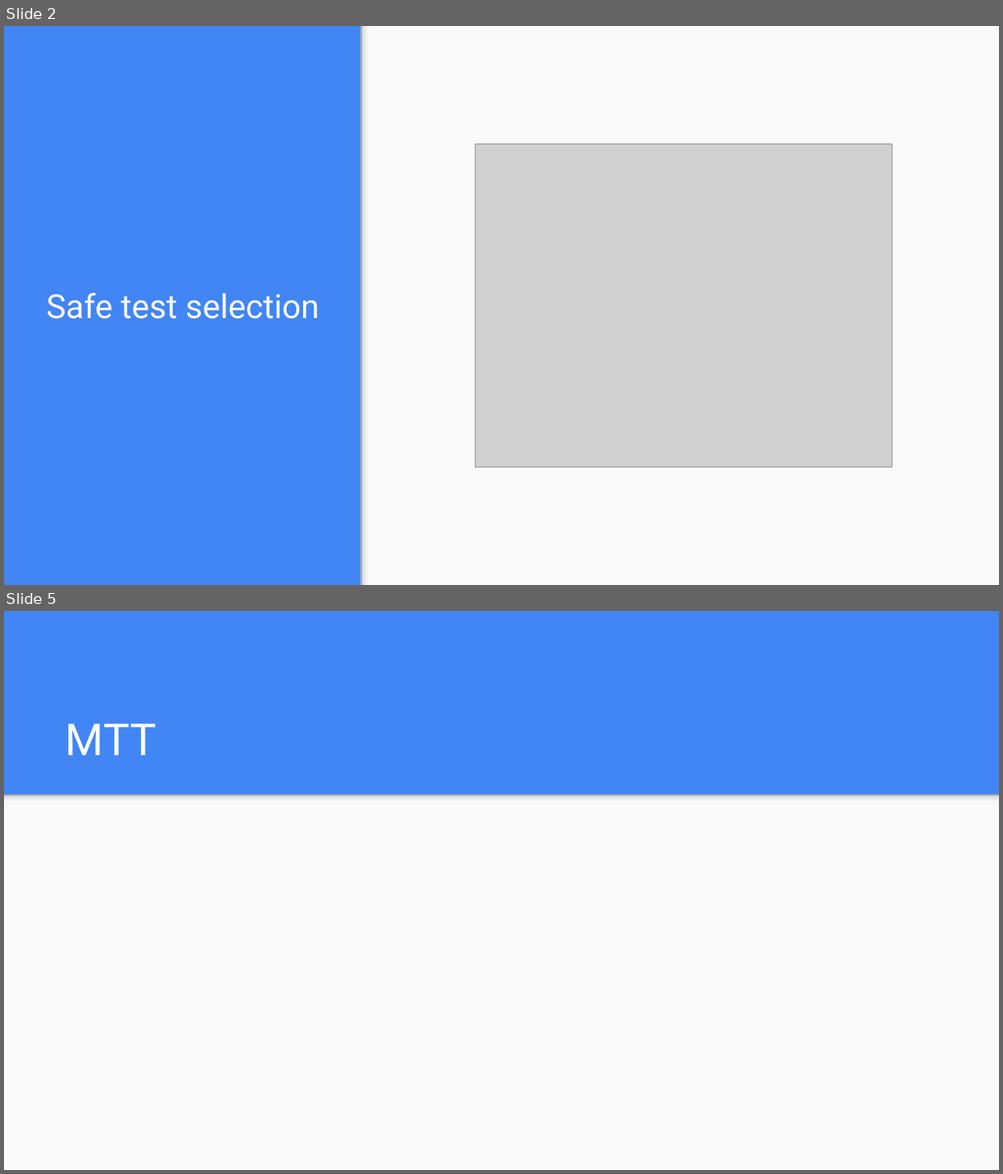
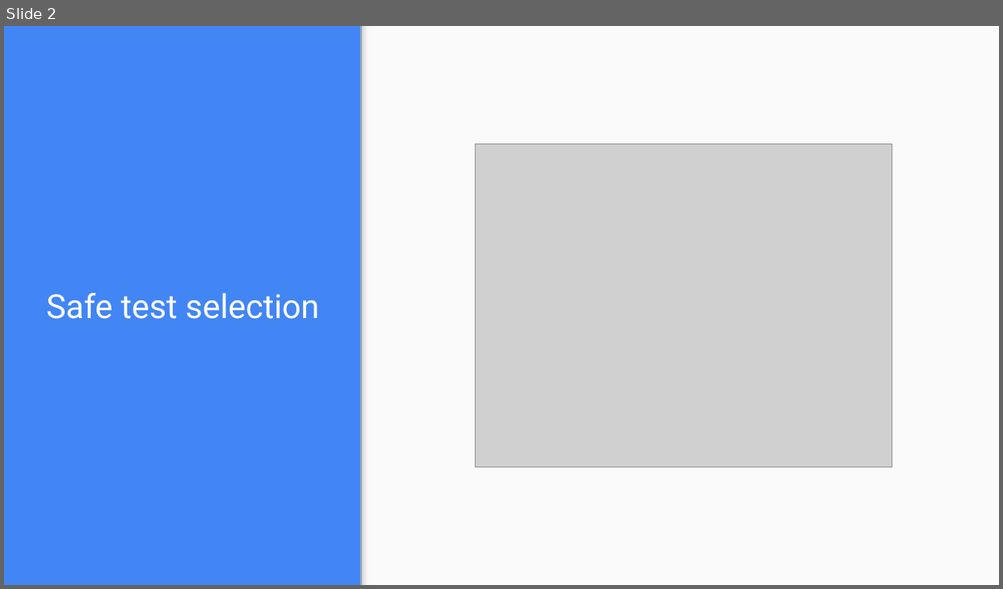
Before and after one commit to ErikHedblom/Master-Thesis, a slide deck: Exjobbspresentation.pptx. Shown one above the other, each under a label of ours: slides 2 and 5 before the commit, slide 2 after it; the slides between them are not shown. The pictures are 1003x1174 and 1003x589 pixels, drawn with LibreOffice and Linux fonts; fonts in the diff are those of the drawing; grey boxes stand for pictures. Boxes give left, top, right and bottom in pixels: in the first picture for what was removed or moved away, otherwise in the second. Text is boxed around its words. In the diff, an @@ line names an element or a change of style, - is before the commit and + after.

```diff
--- a/Exjobbspresentation.pptx
+++ b/Exjobbspresentation.pptx
@@ slide 5 removed at (4, 611, 999, 1170), background #4285F4 @@
@@ title removed at (65, 723, 156, 755) @@
-MTT
@@ rectangle removed at (4, 794, 999, 1170) @@
@@ rectangle removed at (4, 794, 999, 806) @@
```
Also in this commit, not shown: 3 slides changed, 3 slides added, 2 other slides removed.
